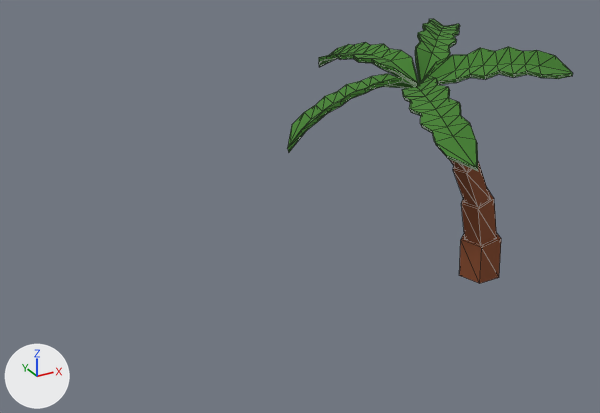
Two versions of the glTF model 3d models/mesh/palm2.glb, one commit apart.
Camera for both pictures: a 50 mm lens placed at (-5.98, -1.92, 7.13), pointed at (-0.67, 7.73, 2.31). Lighting does not change. The marker at lower left points along +X, +Y and +Z. Mesh edges are drawn as thin lines. Vertices at the same position are counted once.

The scene before the commit, as lines of its bpy script (objects in view):
```python
me_cylinder_013 = bpy.data.meshes.new('Cylinder.013')
me_cylinder_013.from_pydata(...)  # 320 vertices, 600 faces; spans x -2.58..2.36, y -5.08..0.55, z -0.09..5.67
me_cylinder_013.materials.append(mat_apollo_x100)  # picture img_apollo_100x
ob_пальма1 = bpy.data.objects.new('пальма1', me_cylinder_013)
ob_пальма1.location = (3.25, 8.26, 0.0)
ob_пальма1.rotation_euler = (0.0, 0.0, -1.279)  # degrees (0, 0, -73)
ob_пальма1.scale = (0.803, 0.803, 0.803)
```
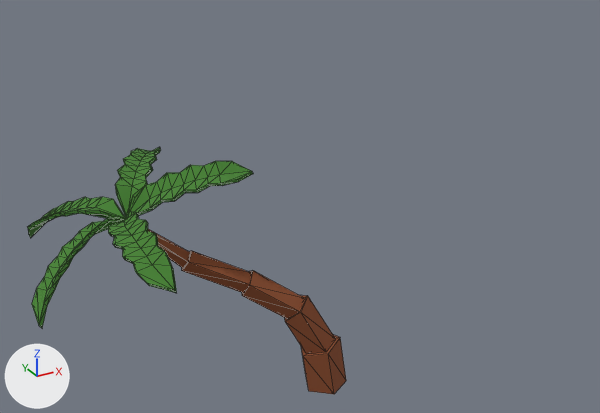
Pixel boxes [x1, y1, x2, y2] of what changed, in the pictures (600 x 413 px; the box of a moved part takes in the faces that stretch with it):
'пальма1', reshaped, moved, turned, rescaled: before [288, 19, 573, 283]; after [27, 147, 346, 394]
part 1 of me_cylinder_013, moved or reshaped: before [402, 75, 478, 171]; after [115, 147, 161, 216]
part 2 of me_cylinder_013, moved or reshaped: before [319, 42, 419, 84]; after [108, 210, 177, 293]
part 3 of me_cylinder_013, moved or reshaped: before [415, 19, 460, 83]; after [32, 218, 124, 328]
part 4 of me_cylinder_013, moved or reshaped: before [423, 47, 573, 85]; after [27, 197, 125, 238]
part 5 of me_cylinder_013, moved or reshaped: before [288, 74, 418, 152]; after [125, 161, 253, 217]
part 6 of me_cylinder_013, moved or reshaped: before [450, 160, 501, 283]; after [148, 229, 346, 394]

Edits to the bpy script that builds the scene:
```text
Change me_cylinder_013:
    used by ob_пальма1; location = (3.25, 8.26, 0.0); rotation_euler = (0.0, 0.0, -1.279), in degrees (0, 0, -73); scale = (0.803, 0.803, 0.803)
    remove me_cylinder_013.from_pydata(...)  # 320 vertices, 600 faces; spans x -2.58..2.36, y -5.08..0.55, z -0.09..5.67
    add me_cylinder_013.from_pydata(...)  # 320 vertices, 600 faces; spans x -2.56..2.32, y -5.96..0.4, z -0.07..4.96
    me_cylinder_013 part 1: the loose piece of 54 vertices spanning x 0.1..2.36, y -4.34..-2.73, z 4.19..5.2 is multiplied about its middle by the matrix ((-0.859, 0.304, 0.262), (-0.401, -0.651, -0.561), (0.0, -0.619, 0.718)), then moved by (-2.51, -0.17, -0.4)
    me_cylinder_013 part 2: the loose piece of 54 vertices spanning x -2.58..0.11, y -3.04..-2.25, z 4.66..5.36 is multiplied about its middle by the matrix ((-0.859, 0.304, 0.262), (-0.401, -0.651, -0.561), (0.0, -0.619, 0.718)), then moved by (2.42, -0.84, -1.04)
    me_cylinder_013 part 3: the loose piece of 54 vertices spanning x -1.07..0.33, y -2.72..-0.36, z 4.78..5.67 is multiplied about its middle by the matrix ((-0.859, 0.304, 0.262), (-0.401, -0.651, -0.561), (0.0, -0.619, 0.718)), then moved by (1.21, -3.12, -1.78)
    me_cylinder_013 part 4: the loose piece of 54 vertices spanning x 0.1..2.22, y -2.87..-1.05, z 4.78..5.59 is multiplied about its middle by the matrix ((-0.859, 0.304, 0.262), (-0.401, -0.651, -0.561), (0.0, -0.619, 0.718)), then moved by (-1.78, -3.01, -1.51)
    me_cylinder_013 part 5: the loose piece of 54 vertices spanning x -1.1..0.14, y -5.08..-2.7, z 3.93..5.11 is multiplied about its middle by the matrix ((-0.859, 0.304, 0.262), (-0.401, -0.651, -0.561), (0.0, -0.619, 0.718)), then moved by (0.51, 1.19, -0.13)
    me_cylinder_013 part 6: 50 of 320 vertices moved; they spanned x -0.4..0.48, y -2.82..0.55, z -0.09..4.87 and now span x -0.54..0.33, y -3.94..0.4, z -0.07..3.94; mean shift (-0.17, -0.58, -0.36); largest move (0.07, -2.82, 4.76) -> (-0.13, -3.94, 3.83)
Change ob_пальма1:
    ob_пальма1.location: (3.25, 8.26, 0.0) -> (-0.82, 6.62, 0.0)
    ob_пальма1.rotation_euler: (0.0, 0.0, -1.279) -> (0.0, 0.0, -1.971)  # degrees (0, 0, -73) -> degrees (0, 0, -113)
    ob_пальма1.scale: (0.803, 0.803, 0.803) -> (0.686, 0.686, 0.686)
```
